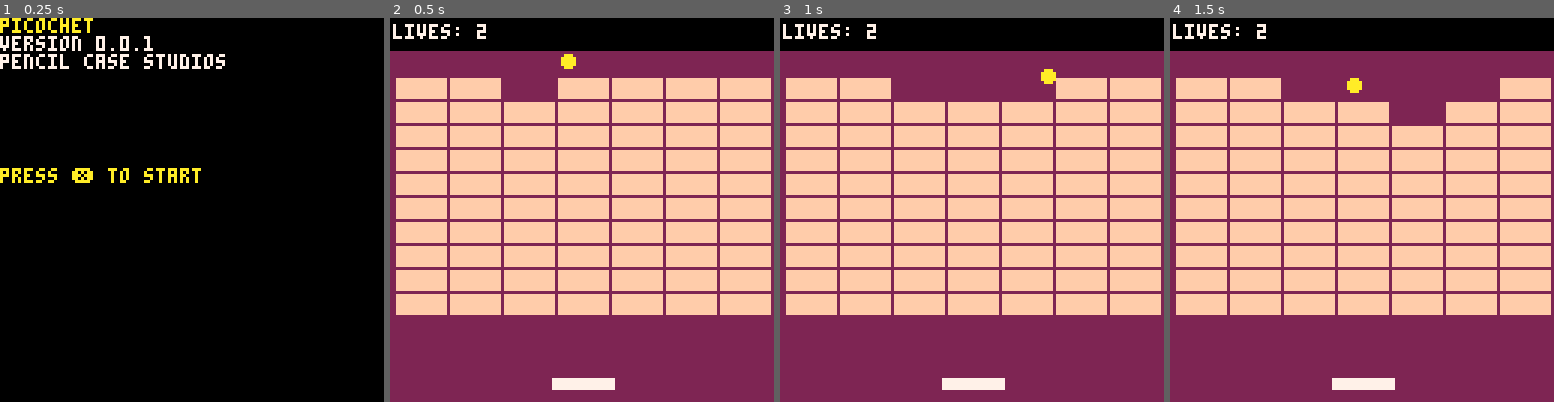
Above: before the commit, frames 1-4 (left to right).
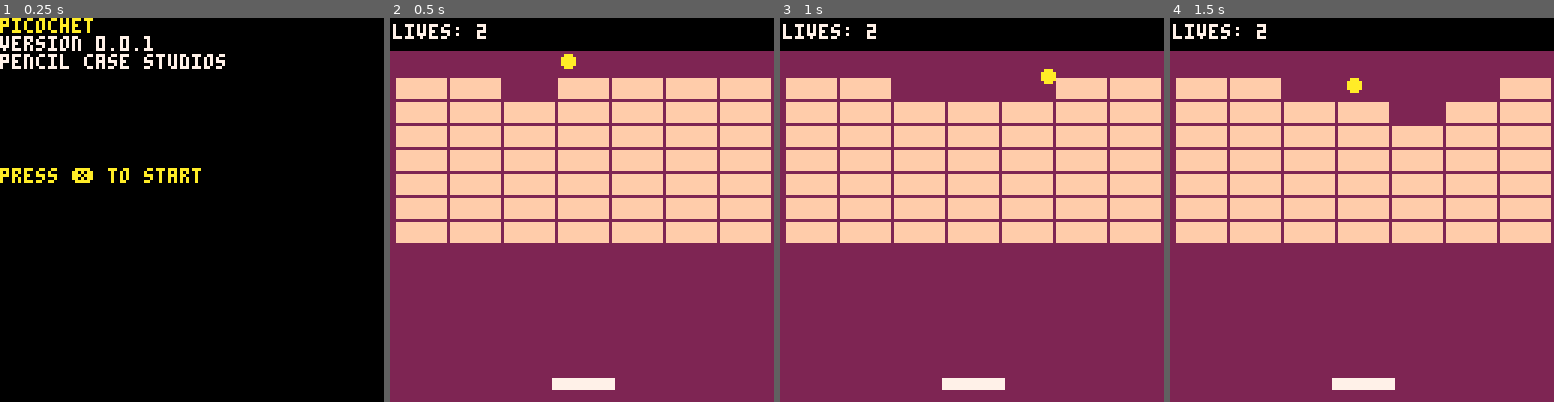
Above: after the commit, the same moments.

Repository: pencilcasestudios/picochet
Game: PICO-8 cartridge picochet.p8
Two runs of this game, one before a commit and one after it. Both use one fixed random seed, a clock stepped at 60 frames per second and the inputs below.
Inputs:
- Up to frame 1 (0.25 s): no input
- Up to frame 2 (0.5 s): tap X (X key) at 0.33 s
- Up to frame 3 (1 s): no input
- Up to frame 4 (1.5 s): tap X (X key) at 1.07 s

Frame 1 is identical in both runs. In frame 2, 15% of the frame differs, in the area x 1-100%, y 59-78%; in frame 3, 15%; in frame 4, 15%.

Commit message:
Set the total bricks in a variable

Diff:
--- a/picochet.p8
+++ b/picochet.p8
@@ -74,6 +74,7 @@
 	lives = 2
 
 	-- bricks
+	total_bricks = 49
 	brick_width = 16
 	brick_height = 6
 
@@ -88,7 +89,7 @@
 	is_brick_visible = {}
 
 	local i
-	for i = 1, 70 do
+	for i = 1, total_bricks do
 		add(
 			brick_x,
 			(2 + ((i - 1) % 7) * (brick_width + 2))
